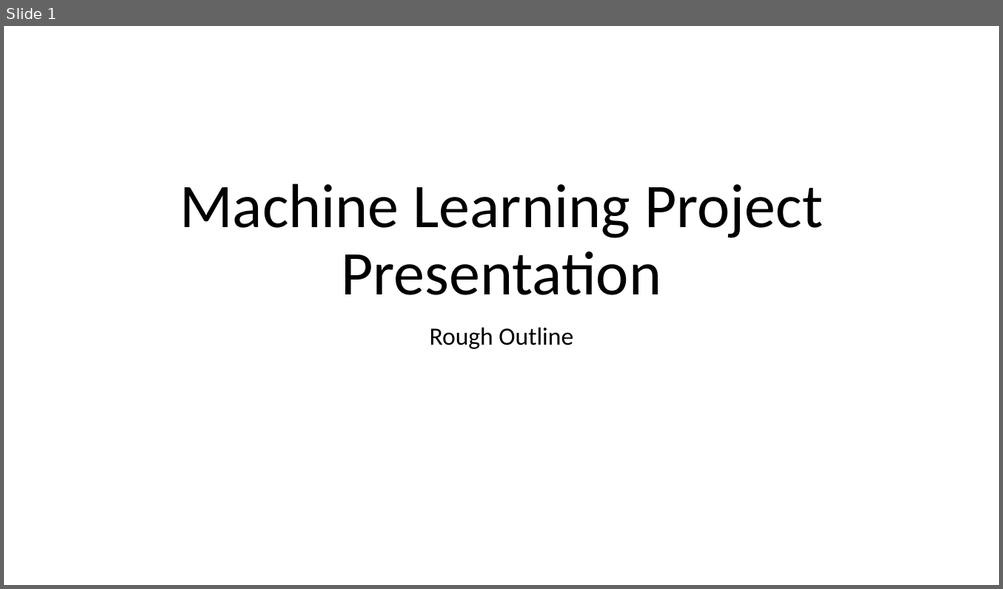
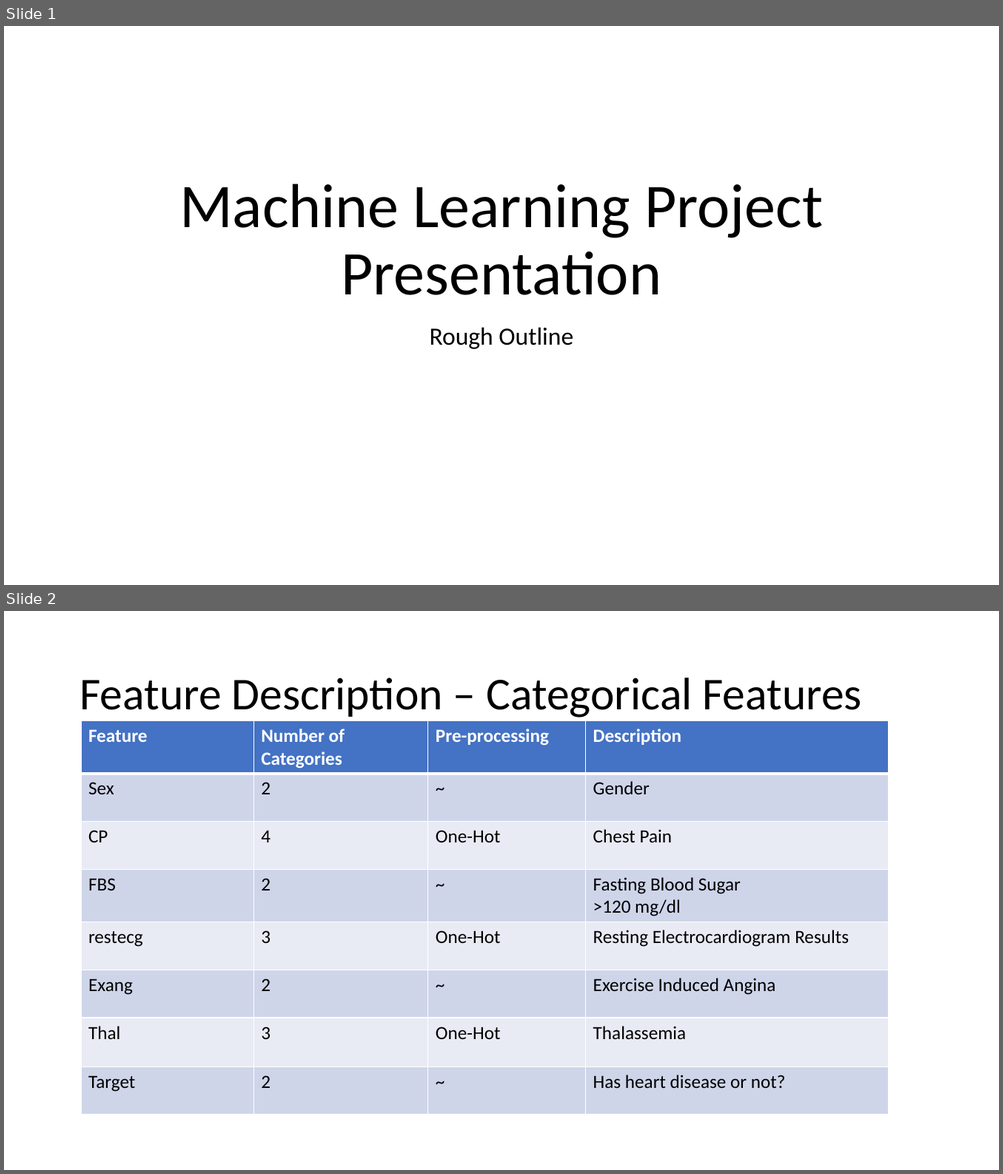
Before and after one commit to randm4940/CS-7830-Fall-2019-Project, a slide deck: documents/presentation.pptx. Shown one above the other, each under a label of ours: slide 1 before the commit, slides 1 and 2 after it. The pictures are 1003x589 and 1003x1174 pixels, drawn with LibreOffice and Linux fonts; fonts in the diff are those of the drawing. Boxes give left, top, right and bottom in pixels: in the first picture for what was removed or moved away, otherwise in the second. Text is boxed around its words. In the diff, an @@ line names an element or a change of style, - is before the commit and + after.

```diff
--- a/documents/presentation.pptx
+++ b/documents/presentation.pptx
@@ slide 2 added at [4, 611, 999, 1170], background #FFFFFF @@
@@ title added at [79, 678, 862, 718], 44 pt, text #000000 @@
+Feature Description – Categorical Features
@@ table added at [81, 721, 888, 1113], 8 rows, 4 columns @@
+Feature | Number of Categories | Pre-processing | Description
+Sex | 2 | ~ | Gender
+CP | 4 | One-Hot | Chest Pain
+FBS | 2 | ~ | Fasting Blood Sugar / >120 mg/dl
+restecg | 3 | One-Hot | Resting Electrocardiogram Results
+Exang | 2 | ~ | Exercise Induced Angina
+Thal | 3 | One-Hot | Thalassemia
+Target | 2 | ~ | Has heart disease or not?
```
Also in this commit, not shown: 3 slides changed, 8 other slides added, 4 slides removed, 1 other file.
